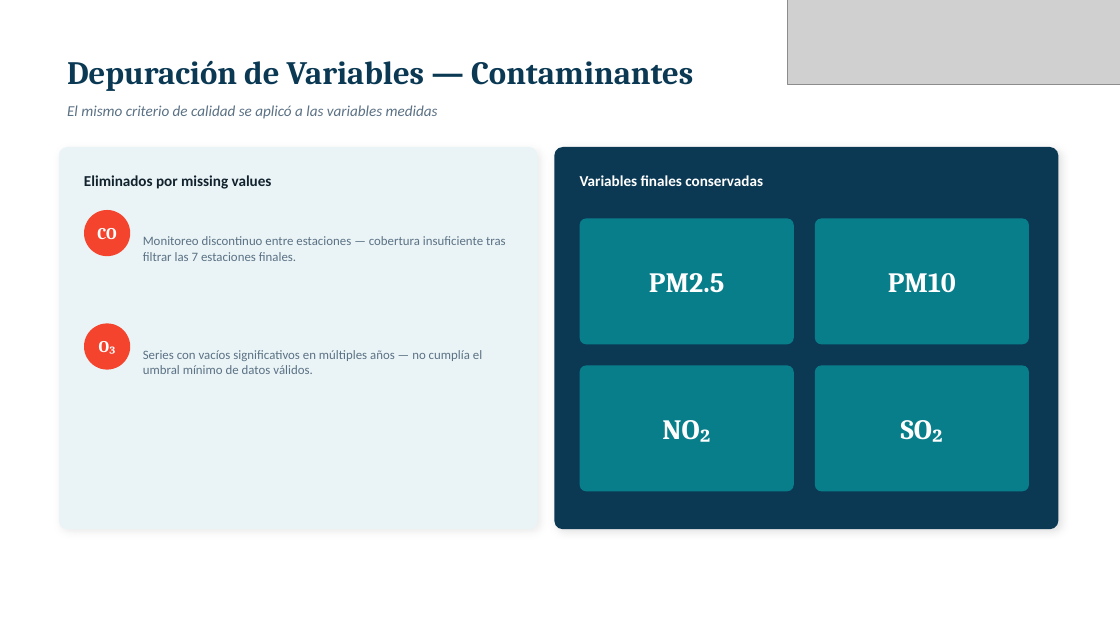
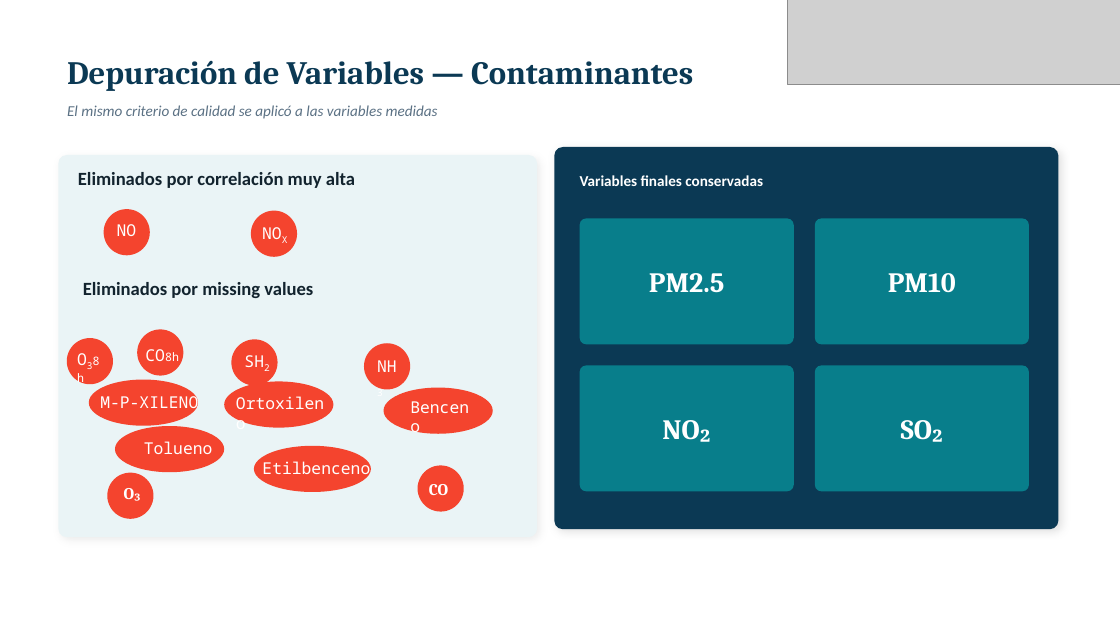
Before and after one commit to armanghazi/AI-Based-Smart-City-Air-Quality-Monitoring-and-Forecasting-System-for-Greater-Bilbao, a slide deck: slide 5 of GeoAI_Bilbao_Presentacion.pptx. Drawn at 1120x630 pixels with LibreOffice and Linux fonts; fonts in the diff are those of the drawing; grey boxes stand for pictures. Boxes give left, top, right and bottom in pixels: in the first picture for what was removed or moved away, otherwise in the second. Text is boxed around its words. In the diff, an @@ line names an element or a change of style, - is before the commit and + after.

```diff
--- a/GeoAI_Bilbao_Presentacion.pptx
+++ b/GeoAI_Bilbao_Presentacion.pptx
@@ rounded rectangle: place and size @@
-rounded rectangle at [59, 147, 538, 529]
+rounded rectangle at [59, 155, 538, 537]
@@ text added at [78, 172, 355, 188], 16 pt, text #12232E, bold @@
+Eliminados por correlación muy alta
@@ ellipse added at [103, 209, 150, 255], fill #F4442E @@
@@ text added at [117, 224, 137, 236], 14 pt, text #FFFFFF @@
+NO
@@ text removed at [143, 236, 506, 261] @@
-Monitoreo discontinuo entre estaciones — cobertura insuficiente tras filtrar las 7 estaciones finales.
@@ ellipse added at [251, 211, 297, 257], fill #F4442E @@
@@ text added at [254, 218, 300, 247], 14 pt, text #FFFFFF @@
+NOX
@@ text "Eliminados por missing values": place and size @@
-text "Eliminados por missing values" at [84, 175, 272, 189]
+text "Eliminados por missing values" at [83, 282, 313, 298]
@@ text "Eliminados por missing values" at [83, 282, 313, 298]: size 13 to 16 pt @@
@@ ellipse added at [137, 329, 183, 376], fill #F4442E @@
@@ ellipse added at [66, 338, 113, 384], fill #F4442E @@
@@ text added at [69, 344, 114, 373], 14 pt, text #FFFFFF @@
+O38h
@@ text added at [137, 341, 192, 370], 14 pt, text #FFFFFF @@
+CO8h
@@ text removed at [143, 350, 482, 374] @@
-Series con vacíos significativos en múltiples años — no cumplía el umbral mínimo de datos válidos.
@@ ellipse added at [231, 339, 277, 386], fill #F4442E @@
@@ text added at [236, 347, 282, 376], 14 pt, text #FFFFFF @@
+SH2
@@ ellipse added at [364, 344, 410, 390], fill #F4442E @@
@@ text added at [369, 352, 411, 381], 14 pt, text #FFFFFF @@
+NH3
@@ ellipse added at [89, 380, 198, 426], fill #F4442E @@
@@ ellipse added at [224, 381, 334, 428], fill #F4442E @@
@@ text added at [228, 389, 337, 418], 14 pt, text #FFFFFF @@
+Ortoxileno
@@ ellipse added at [384, 387, 493, 434], fill #F4442E @@
@@ text added at [100, 393, 198, 413], 14 pt, text #FFFFFF @@
+M-P-XILENO
@@ text added at [402, 393, 485, 422], 14 pt, text #FFFFFF @@
+Benceno
@@ ellipse added at [115, 426, 224, 472], fill #F4442E @@
@@ text added at [144, 441, 213, 454], 14 pt, text #FFFFFF @@
+Tolueno
@@ ellipse added at [254, 446, 371, 492], fill #F4442E @@
@@ ellipse: place and size @@
-ellipse at [84, 323, 130, 370]
+ellipse at [108, 473, 154, 519]
@@ text "O₃": place and size @@
-text "O₃" at [99, 341, 116, 354]
+text "O₃" at [124, 488, 141, 501]
@@ text added at [262, 459, 370, 479], 14 pt, text #FFFFFF @@
+Etilbenceno
@@ text "CO": place and size @@
-text "CO" at [97, 228, 116, 239]
+text "CO" at [429, 484, 448, 495]
@@ ellipse: place and size @@
-ellipse at [84, 210, 130, 256]
+ellipse at [418, 465, 464, 512]
```
Also in this commit, not shown: 4 other slides changed, 1 other file.
